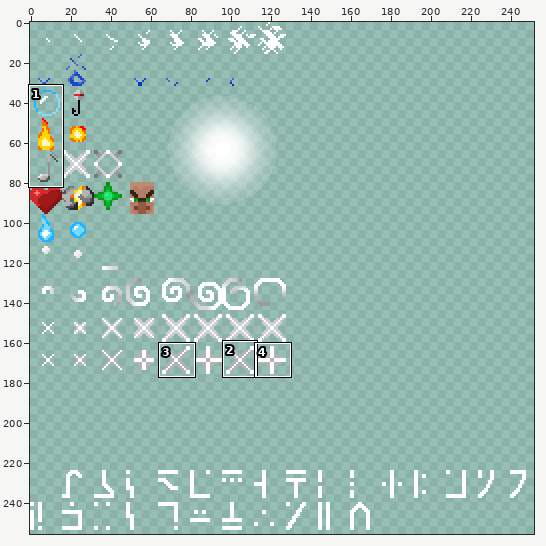
One commit to this sprite sheet: assets/minecraft/textures/particle/particles.png. Above, an overview of the earlier version with the close-up marked.
Close-up. As it was:
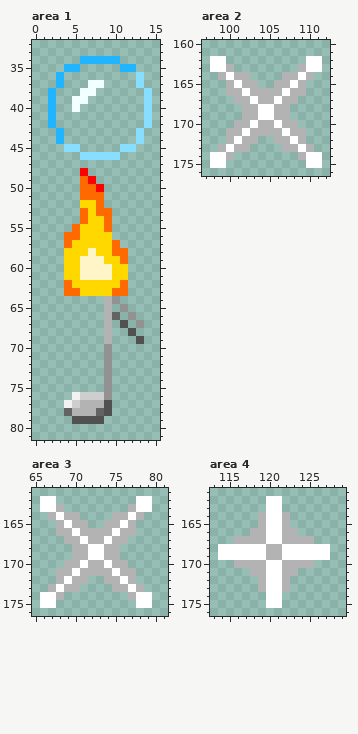
The file is 256x256 pixels. Pixels under 10% opacity are left out. Colours within 5 levels of each other are drawn and written as one. Shown: area 1: x 0..15, y 32..81; area 2: x 97..112, y 160..176; area 3: x 65..81, y 161..176; area 4: x 113..129, y 161..176. The wide view leaves out empty margins. The commit also changed other parts of the picture, which this record leaves out.
After:
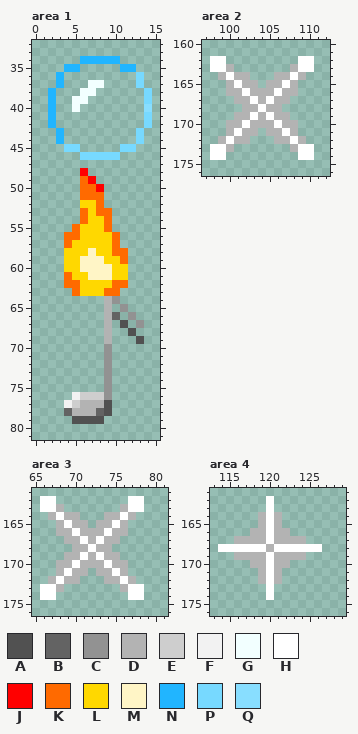
Palette (. is transparent): A #515151  B #636363  C #929292  D #b3b3b3  E #cecece  F #f2f2f2  G #f2ffff  H #ffffff  J #ff0000  K #ff6a00  L #ffd800  M #fff5c6  N #21b5ff  P #77d9ff  Q #88deff
The edit:
Area 1:
y 36..37: x 13 Q -> P
y 38..39: x 14 Q -> P
y 41..42: x 14 Q -> P
y 43..44: x 13 Q -> P
y 45: x 4..5 QQ -> PP; x 11..12 QQ -> PP
y 46: x 6..10 QQQQQ -> PPPPP
y 56: x 10 . -> K
y 61: x 4 L -> K; x 6 M -> L
y 62: x 5 L -> K; x 10 L -> K
y 63: x 4 K -> .; x 9 L -> K; x 11 K -> .
Area 2:
y 162: x 109 . -> H; x 111 H -> .
y 163: x 108..109 .D -> DH; x 111 H -> .
y 164: x 106 . -> D; x 108..110 DHD -> HD.
y 165: x 105 . -> D; x 107..109 DHD -> HD.
y 166: x 106..107 DH -> HD; x 109 D -> .
y 167: x 105..106 DH -> HD; x 108 D -> .
y 168: x 105 H -> D; x 107 D -> .
y 169: x 101 . -> D; x 103..104 DH -> HD
y 170: x 100 . -> D; x 102..103 DH -> HD
y 171: x 101..102 DH -> HD; x 104 D -> .; x 109 D -> .
y 172: x 99..101 .DH -> DHD; x 103 D -> .
y 173: x 98..102 .DHDD -> HHD..; x 107 D -> .; x 110 D -> H
y 174: x 100 D -> .; x 109 D -> H; x 111 H -> .
y 175: x 98..99 HH -> ..; x 110..111 HH -> ..
Area 3:
y 162: x 77 . -> H; x 79 H -> .
y 163: x 76..77 .D -> DH; x 79 H -> .
y 164: x 74 . -> D; x 76..78 DHD -> HD.
y 165: x 73 . -> D; x 75..77 DHD -> HD.
y 166: x 74..75 DH -> HD; x 77 D -> .
y 167: x 73..74 DH -> HD; x 76 D -> .
y 168: x 73 H -> D; x 75 D -> .
y 169: x 69 . -> D; x 71..72 DH -> HD
y 170: x 68 . -> D; x 70..71 DH -> HD
y 171: x 69..70 DH -> HD; x 72 D -> .; x 77 D -> .
y 172: x 67..69 .DH -> DHD; x 71 D -> .
y 173: x 66..70 .DHDD -> HHD..; x 75 D -> .; x 78 D -> H
y 174: x 68 D -> .; x 77 D -> H; x 79 H -> .
y 175: x 66..67 HH -> ..; x 78..79 HH -> ..
Area 4:
y 162..163: x 121 H -> .
y 164..165: x 121..122 HD -> D.
y 166: x 121 H -> D; x 123 D -> .
y 167: x 121 H -> D; x 125 D -> .
y 168: x 121 D -> H; x 127 H -> .
y 169: x 114..120 HHHHHHD -> ..DDDDH; x 122..127 HHHHHH -> DDD...
y 170: x 116..117 DD -> ..; x 121 H -> D; x 123..125 DDD -> ...
y 171: x 118 D -> .; x 121..123 HDD -> D..
y 172: x 121..122 HD -> D.
y 173: x 119 D -> .; x 121..122 HD -> ..
y 174: x 121 H -> .
y 175: x 120..121 HH -> ..
Where, in picture pixels (left, top, right, bottom), the same in both close-ups:
changed: (64, 72, 152, 160)
changed: (64, 232, 128, 296)
changed: (210, 56, 322, 168)
changed: (40, 496, 152, 608)
changed: (218, 496, 330, 608)
